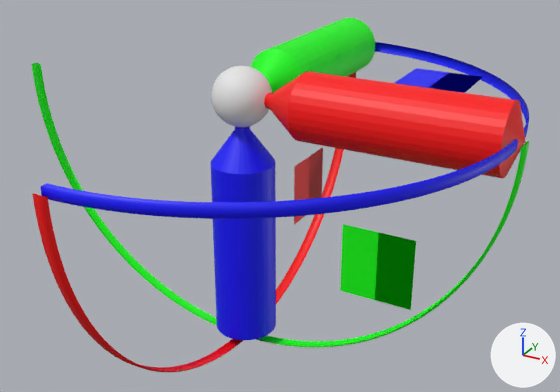
The FBX model Resources/Engine/Models/gizmo-translation.fbx as it was, and as the next commit left it.
The view is the same before and after, from a 50 mm lens placed at (259.0, -418.0, 144.0), pointed at (19.0, 16.0, -73.0). The lights are fixed; the arrows at lower right show +X, +Y and +Z.

In view in the first picture: 'ArrowXSelection', 'ArrowYSelection', 'ArrowZSelection', 'CenterSelection', 'PlaneX', 'PlaneY', 'PlaneZ', 'RotateX', 'RotateY', 'RotateZ'.
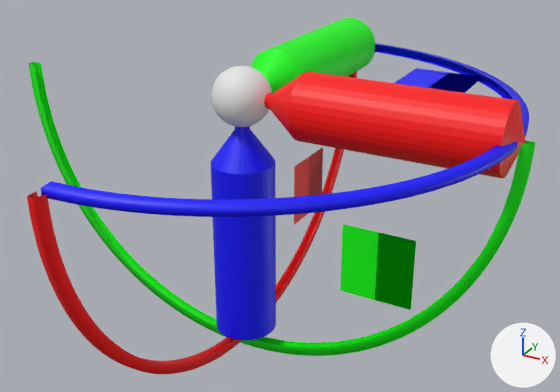
Commit message: (Gizmo) Visual changes.

The change, as JSON lines over the scene's bpy script:
```json
{"block": "me_rotatez", "where": "# used by ob_rotatez; location = (0.0, 0.0, 0.0)"}
{"op": "remove", "block": "me_rotatez", "code": "me_rotatez.from_pydata(...)  # 645 vertices, 512 faces; spans x 0.0..180.0, y -180.0..180.0, z -4.0..4.0"}
{"op": "add", "block": "me_rotatez", "code": "me_rotatez.from_pydata(...)  # 645 vertices, 512 faces; spans x 0.0..180.0, y -180.0..180.0, z -3.0..3.0"}
{"block": "me_rotatez", "change": "me_rotatez part 2: 258 of the vertices in x 2.0..179.0, y -177.0..177.0, z -4.0..4.0 are scaled about their middle by (0.975, 0.975, 0.78), then moved by (-4.0, 0.0, 0.0)"}
{"block": "me_rotatey", "where": "# used by ob_rotatey; location = (0.0, 0.0, 0.0)"}
{"op": "remove", "block": "me_rotatey", "code": "me_rotatey.from_pydata(...)  # 645 vertices, 512 faces; spans x -184.0..184.0, y -4.0..4.0, z -184.0..0.0"}
{"op": "add", "block": "me_rotatey", "code": "me_rotatey.from_pydata(...)  # 645 vertices, 512 faces; spans x -187.0..187.0, y -3.0..3.0, z -191.0..0.0"}
{"block": "me_rotatey", "change": "me_rotatey part 3: 645 of 645 vertices moved; they spanned x -184.0..184.0, y -4.0..4.0, z -184.0..0.0 and now span x -187.0..187.0, y -3.0..3.0, z -191.0..0.0; mean shift (0.0, 0.0, -3.0); largest move (0.0, -3.0, -184.0) -> (0.0, -2.0, -191.0)"}
{"block": "me_rotatex", "where": "# used by ob_rotatex; location = (0.0, 0.0, 0.0)"}
{"op": "remove", "block": "me_rotatex", "code": "me_rotatex.from_pydata(...)  # 645 vertices, 512 faces; spans x -4.0..4.0, y -183.0..183.0, z -183.0..0.0"}
{"op": "add", "block": "me_rotatex", "code": "me_rotatex.from_pydata(...)  # 645 vertices, 512 faces; spans x -3.0..3.0, y -187.0..187.0, z -183.0..0.0"}
{"block": "me_rotatex", "change": "me_rotatex part 1: 644 of 645 vertices moved; they spanned x -4.0..4.0, y -183.0..183.0, z -183.0..0.0 and now span x -3.0..3.0, y -187.0..187.0, z -183.0..0.0; mean shift (0.0, 0.0, 2.0); largest move (3.0, 183.0, 0.0) -> (-2.0, -187.0, 0.0)"}
```

Location of each change, (x1, y1, x2, y2) in pixels of the pictures (560 x 392 px; the box of a moved part takes in the faces that stretch with it):
```json
{"object": "RotateZ", "change": "reshaped", "before": [40, 42, 529, 219], "after": [41, 43, 529, 217]}
{"object": "RotateY", "change": "reshaped", "before": [31, 63, 529, 347], "after": [28, 62, 536, 356]}
{"object": "RotateX", "change": "reshaped", "before": [32, 72, 356, 372], "after": [27, 72, 357, 374]}
{"part": 2, "of": "me_rotatez", "change": "moved or reshaped", "before": [41, 42, 529, 219], "after": [41, 43, 529, 208]}
```
